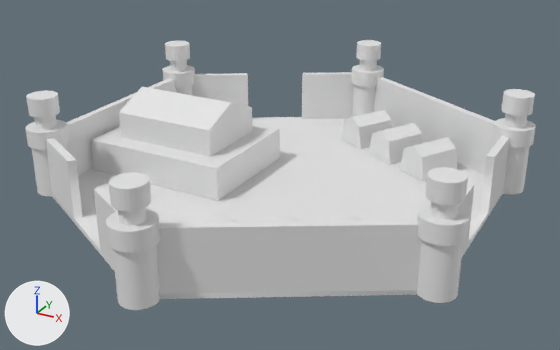
A saved change to the FBX model Assets/Models/Base/Human/ForwardBase.fbx.
The view is the same before and after, from a 50 mm lens placed at (19.9, -5.9, 18.9), pointed at (0.2, 29.8, 1.0). Lighting does not change. The marker at lower left points along +X, +Y and +Z. Materials are left out; every surface is plain grey. Where no turn or scale is listed for an object, it has been applied to the vertices.

Objects in the first picture: 'FowardBase'.
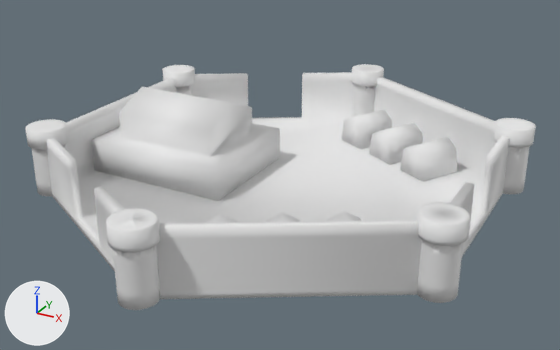
The newer file is also turned or shifted as a whole; pictures and numbers use the older file's frame.

Where the change shows, as pixel boxes (x1, y1, x2, y2) in the pictures (560 x 350 px):
'FowardBase', reshaped (9% shorter): before (26, 40, 536, 310); after (26, 64, 536, 310)
part 1 of me_mesh, cut back: before (26, 40, 535, 299); after (29, 65, 532, 230)

What the commit changed:
me_mesh is used by ob_fowardbase; location (-0.22, 30.64, 0.0).
me_mesh had 2952 vertices, 5848 faces and spanned x -12.9..12.8, y -14.6..14.2, z -0.3..5.5.
me_mesh now has 1778 vertices, 1930 faces and spans x -12.9..12.8, y -14.6..14.2, z -0.3..4.6.
me_mesh part 1: 1184 vertices removed from x -12.6..12.6, y -14.4..13.9, z -0.3..5.5; 10 vertices added at x -11.8..11.7, y -13.5..13.1, z 3.7.
me_mesh part 2: the surface is now shaded smooth.
